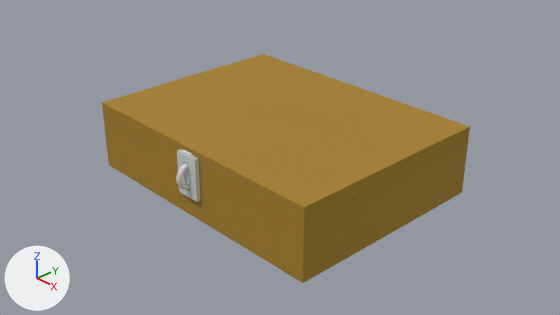
Two versions of the Blender file assets/pistolContainer.blend, one commit apart.
Camera for both pictures: the file's camera 'Camera'. Arrows for +X, +Y and +Z are at lower left; the lights stay in place.
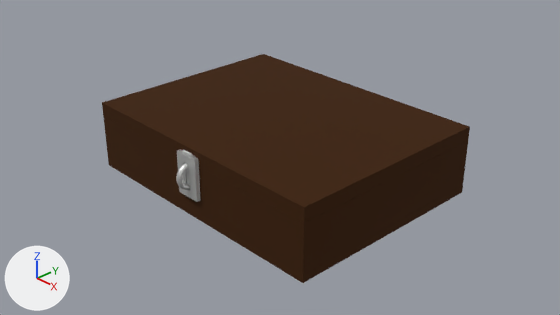
Commit message: Fixed container asset not having all color

Diff of the bpy script that builds the scene:
```diff
--- a/assets/pistolContainer.blend.py
+++ b/assets/pistolContainer.blend.py
@@ img_containermetal @@
+img_containermetal = load_image('ContainerMetal', '_unpacked/ContainerMetal', 1024, 1024, 'Non-Color')
@@ mat_material @@
 mat_material = principled_material('Material')
-mat_material.base_color = (0.392, 0.232, 0.0368)  # brown #a88436
+mat_material.base_color = (0.0512, 0.0167, 0.00232)  # brown #402308
 mat_material.roughness = 1.0
@@ mat_material_001 @@
 n0 = _N.new('ShaderNodeBsdfPrincipled'); n0.name = 'Principled BSDF'
 n0.subsurface_method = 'RANDOM_WALK_SKIN'
-n0.inputs[0].default_value = (0.661, 0.665, 0.657, 1.0)  # 'Base Color', light grey #d4d5d4
 n1 = _N.new('ShaderNodeOutputMaterial'); n1.name = 'Material Output'
+n2 = _N.new('ShaderNodeTexImage'); n2.name = 'Image Texture'
+n2.image = img_containermetal
 _L.new(n0.outputs[0], n1.inputs[0])  # 'BSDF' to 'Surface'
+_L.new(n2.outputs[0], n0.inputs[1])  # 'Color' to 'Metallic'
+_L.new(n2.outputs[0], n0.inputs[0])  # 'Color' to 'Base Color'
```

Boxes (x1, y1, x2, y2) around the edits, measured in the pictures (560 x 315 px):
'Cube.001', recoloured: (102, 54, 470, 223) in both
'Cube', recoloured: (103, 116, 468, 283) in both
'Cube.003', surface changed: (177, 150, 198, 202) in both
'Torus', surface changed: (176, 163, 190, 190) in both
'Cube.002', surface changed: (179, 149, 201, 201) in both
'Cube.004', surface changed: (180, 150, 195, 158) in both
